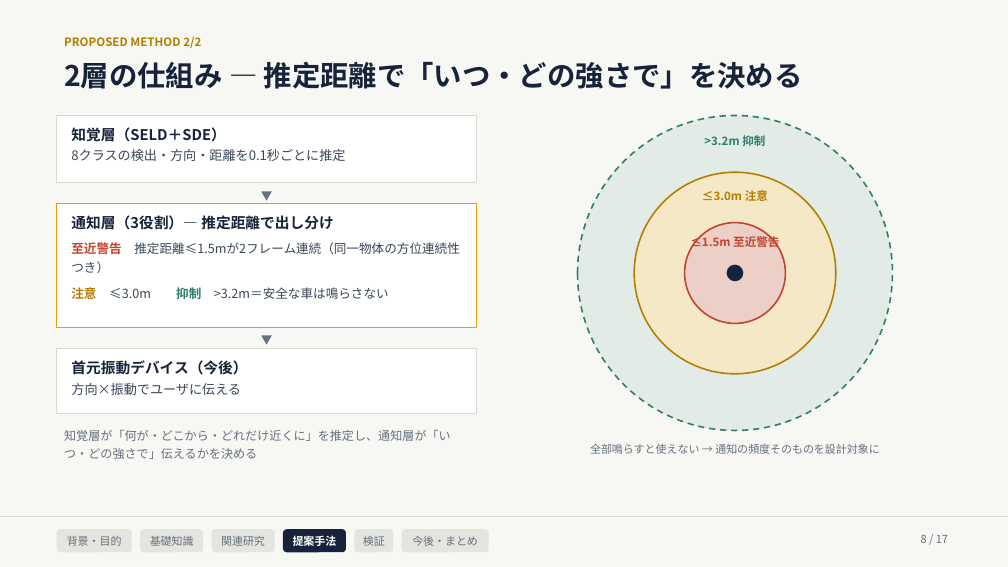
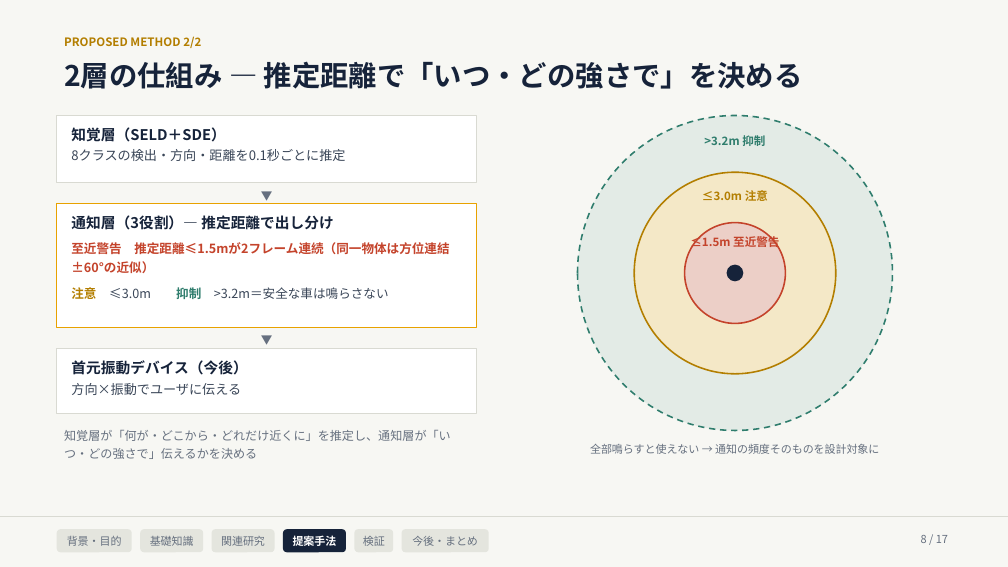
Before and after one commit to Noosdoo/outdoor-seld-sim, a slide deck: slide 8 of md/seminar/中間発表スライド_2026-08-10.pptx. Drawn at 1008x567 pixels with LibreOffice and Linux fonts; fonts in the diff are those of the drawing. Boxes give left, top, right and bottom in pixels: in the first picture for what was removed or moved away, otherwise in the second. Text is boxed around its words. In the diff, an @@ line names an element or a change of style, - is before the commit and + after.

```diff
--- a/md/seminar/中間発表スライド_2026-08-10.pptx
+++ b/md/seminar/中間発表スライド_2026-08-10.pptx
@@ text in rectangle at (71,242,449,273): text changed; text colour #3A4658 to #C4432B; bold on @@
-至近警告 推定距離≤1.5mが2フレーム連続（同一物体の方位連続性つき）
+至近警告 推定距離≤1.5mが2フレーム連続（同一物体は方位連結±60°の近似）
```
Also in this commit, not shown: 7 other slides changed, 13 other files.
